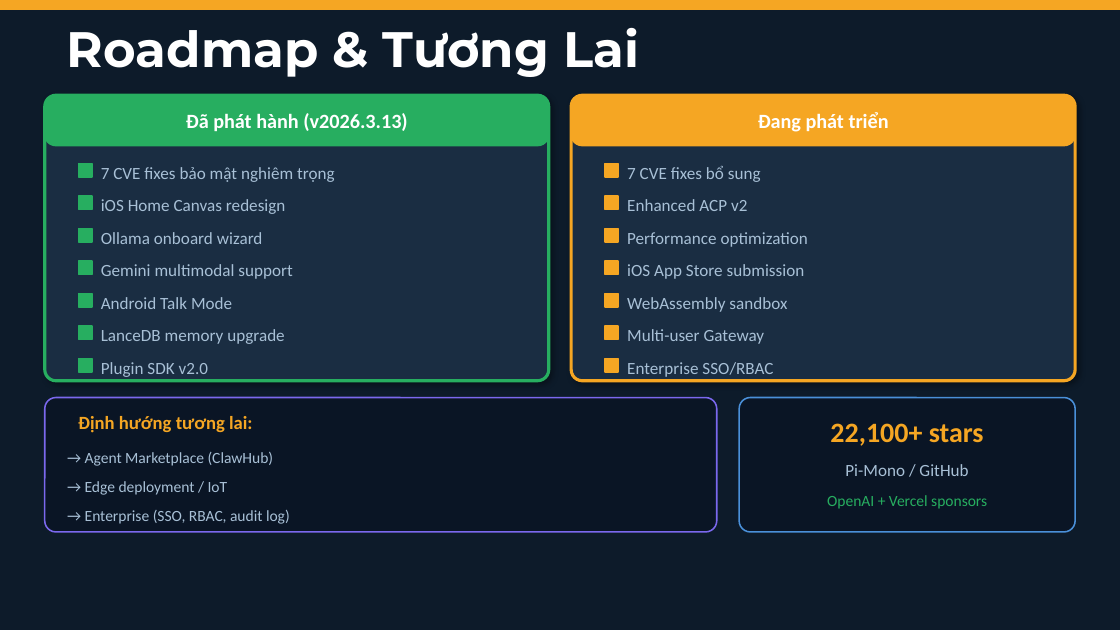
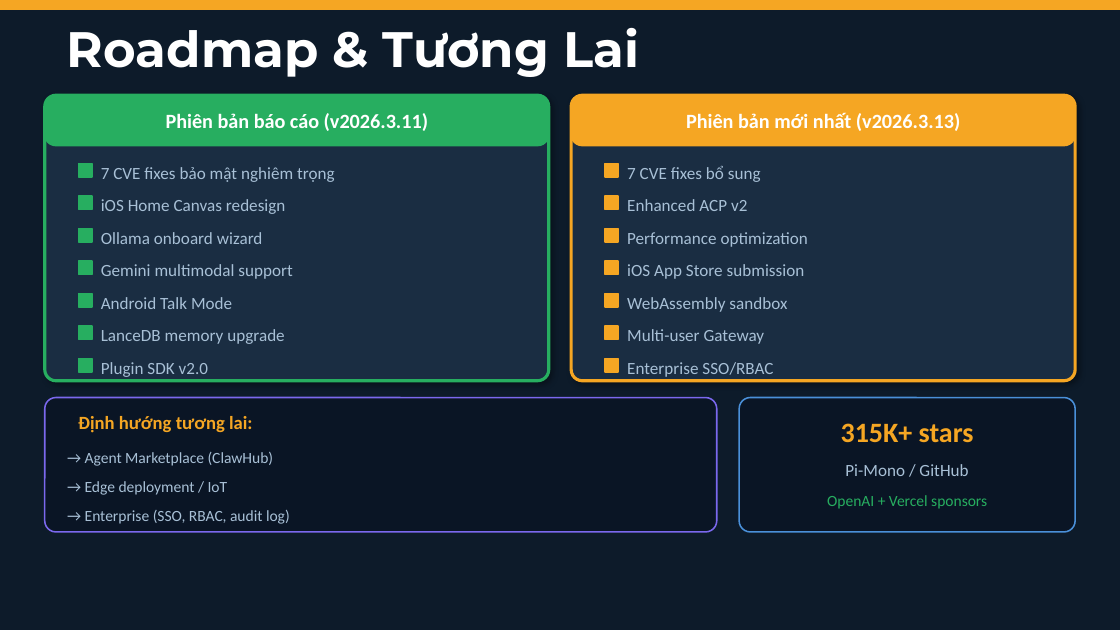
Before and after one commit to dvduongth/research_doc, a slide deck: slide 24 of open_claw/presentation/OpenClaw_Presentation.pptx (slide 18 before the commit). Drawn at 1120x630 pixels with LibreOffice and Linux fonts; fonts in the diff are those of the drawing. Boxes give left, top, right and bottom in pixels: in the first picture for what was removed or moved away, otherwise in the second. Text is boxed around its words. In the diff, an @@ line names an element or a change of style, - is before the commit and + after.

```diff
--- a/open_claw/presentation/OpenClaw_Presentation.pptx
+++ b/open_claw/presentation/OpenClaw_Presentation.pptx
@@ text at (x1=166, y1=113, x2=428, y2=131): text changed @@
-Đã phát hành (v2026.3.13)
+Phiên bản báo cáo (v2026.3.11)
@@ text at (x1=686, y1=112, x2=960, y2=131): text changed @@
-Đang phát triển
+Phiên bản mới nhất (v2026.3.13)
@@ text at (x1=841, y1=423, x2=974, y2=443): text changed @@
-22,100+ stars
+315K+ stars
```
Also in this commit, not shown: 10 other slides changed, 4 slides added, 47 other files.
